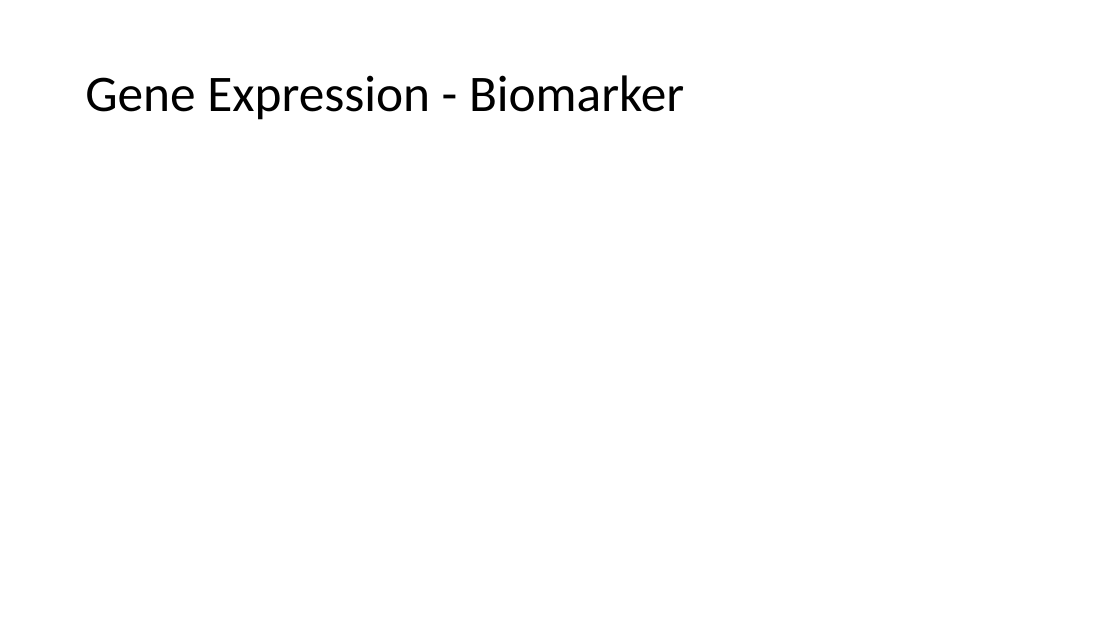
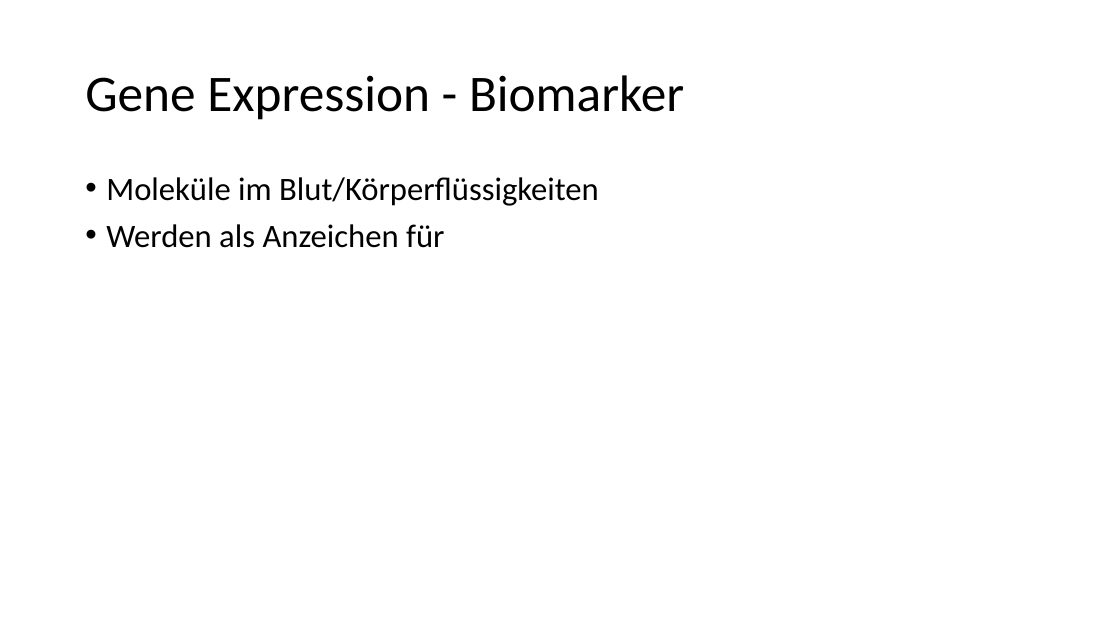
Before and after one commit to advocd/ss2016-innovative_technologien, a slide deck: slide 25 of Von der Informatik die Auszog um die Welt.pptx. Drawn at 1120x630 pixels with LibreOffice and Linux fonts; fonts in the diff are those of the drawing. Boxes give left, top, right and bottom in pixels: in the first picture for what was removed or moved away, otherwise in the second. Text is boxed around its words. In the diff, an @@ line names an element or a change of style, - is before the commit and + after.

Commit message:
update

```diff
--- a/Von der Informatik die Auszog um die Welt.pptx
+++ b/Von der Informatik die Auszog um die Welt.pptx
@@ text added at bbox=[106, 177, 599, 248], 28 pt, text #000000 @@
+• Moleküle im Blut/Körperflüssigkeiten
+• Werden als Anzeichen für
```
